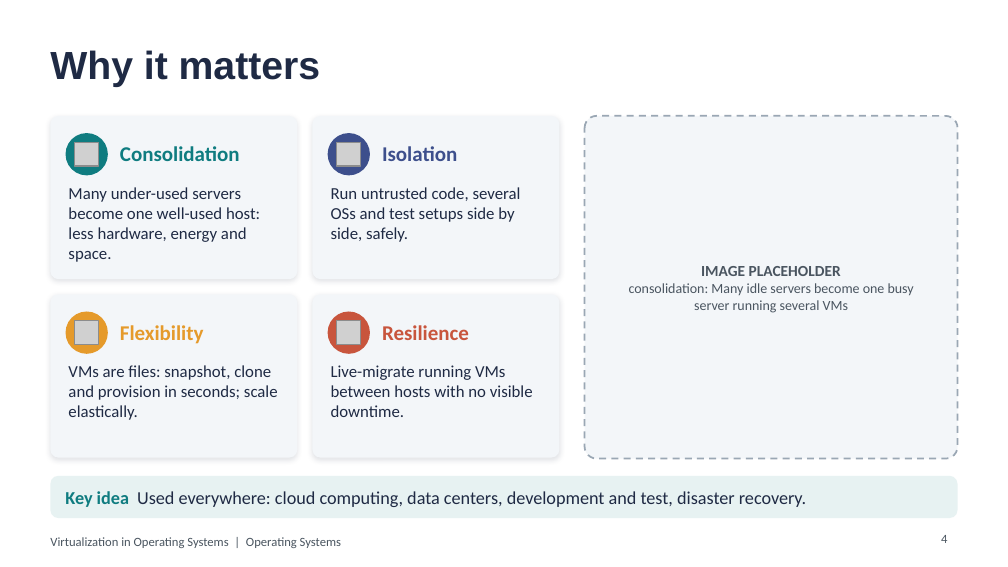
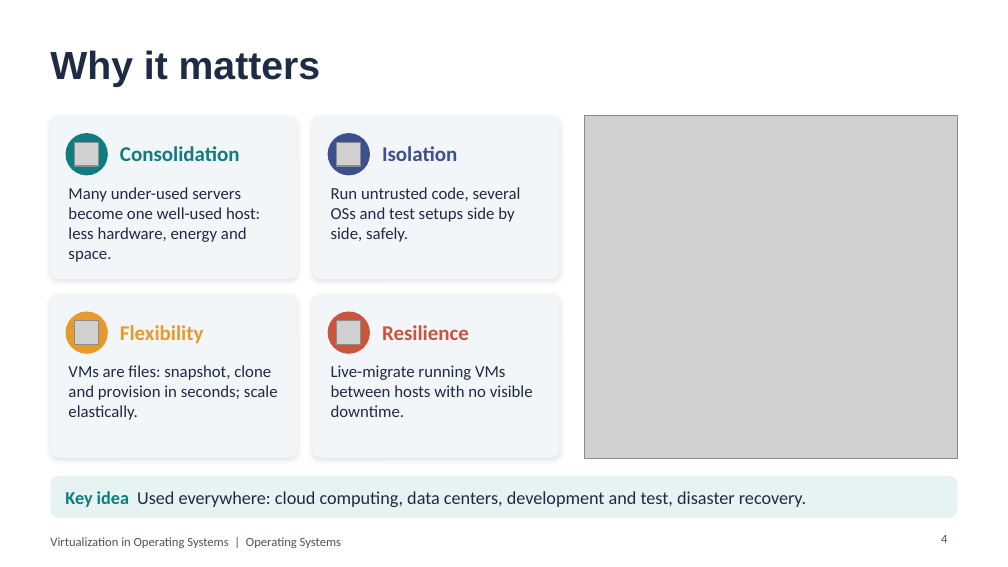
Before and after one commit to aliyassine22/OS-Virtualization, a slide deck: slide 4 of presentation/powerpoint/Virtualization_in_OS.pptx. Drawn at 1008x567 pixels with LibreOffice and Linux fonts; fonts in the diff are those of the drawing; grey boxes stand for pictures. Boxes give left, top, right and bottom in pixels: in the first picture for what was removed or moved away, otherwise in the second. Text is boxed around its words. In the diff, an @@ line names an element or a change of style, - is before the commit and + after.

```diff
--- a/presentation/powerpoint/Virtualization_in_OS.pptx
+++ b/presentation/powerpoint/Virtualization_in_OS.pptx
@@ rounded rectangle removed at (x1=585, y1=116, x2=958, y2=459) @@
@@ picture added at (x1=585, y1=116, x2=958, y2=459) @@
@@ text removed at (x1=629, y1=266, x2=914, y2=313) @@
-IMAGE PLACEHOLDER
-consolidation: Many idle servers become one busy server running several VMs
```
Also in this commit, not shown: 1 other slide changed, 4 other files.
